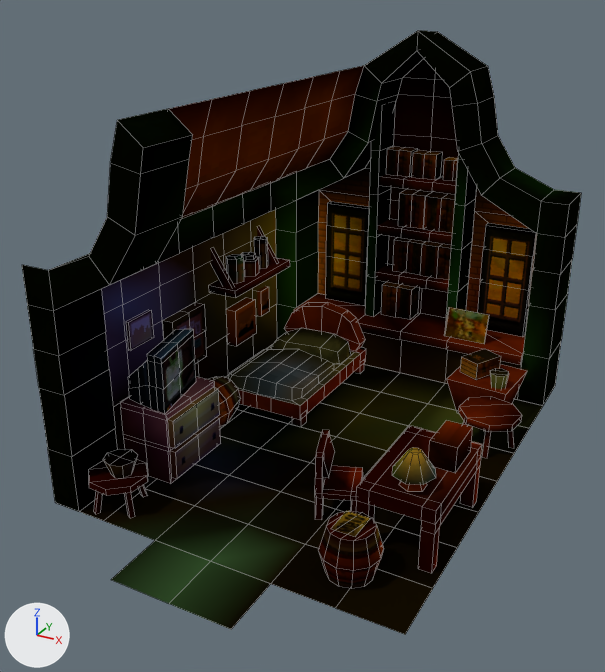
The Blender file games/cat_adventure/assets/raw/house_psx.blend, before and after one commit.
Before and after are seen from a camera (50 mm lens) standing at (3.92, -8.35, 5.48) and looking at (-0.29, -0.7, 1.66). Arrows for +X, +Y and +Z are at lower left; the lights stay in place. Mesh edges are drawn as thin lines.

Names of what the first picture shows: 'RoomPiece2.SD'.
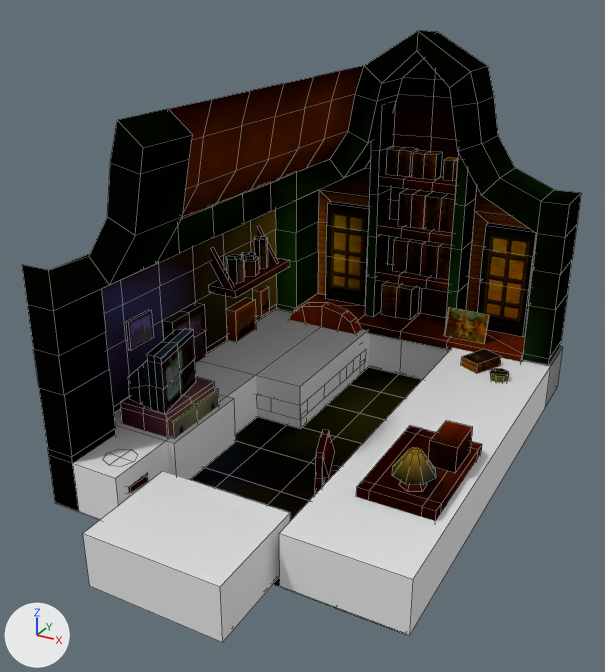
Boxes (x1, y1, x2, y2) around the edits, measured in the pictures (605 x 672 px):
'Coll1.003', shown
    after: (279, 346, 563, 635)
'HouseExit', added
    after: (83, 471, 290, 642)
'Coll1.001', shown
    after: (56, 309, 321, 520)
'Coll1', shown
    after: (256, 327, 370, 428)
'Interact.TV', added
    after: (167, 396, 236, 479)
'Coll1.002', shown
    after: (278, 309, 563, 407)

The edits, one by one:
Mesh me_cube_005 is new.
It is a box spanning x -0.97..0.58, y -0.79..0.43, z -0.41..0.21.
Object 'Coll1' (ob_coll1) is now shown.
Object 'Coll1.001' (ob_coll1_001) is now shown.
Object 'Coll1.002' (ob_coll1_002) is now shown.
Object 'Coll1.003' (ob_coll1_003) is now shown.
Object 'Interact.TV' (ob_interact_tv) is new; it shows me_cube_005.
Its location is (-1.82, -1.14, 0.41).
Object 'HouseExit' (ob_houseexit) is new; it shows a copy of me_cube_005.
Its location is (-0.04, -2.87, 0.41).
